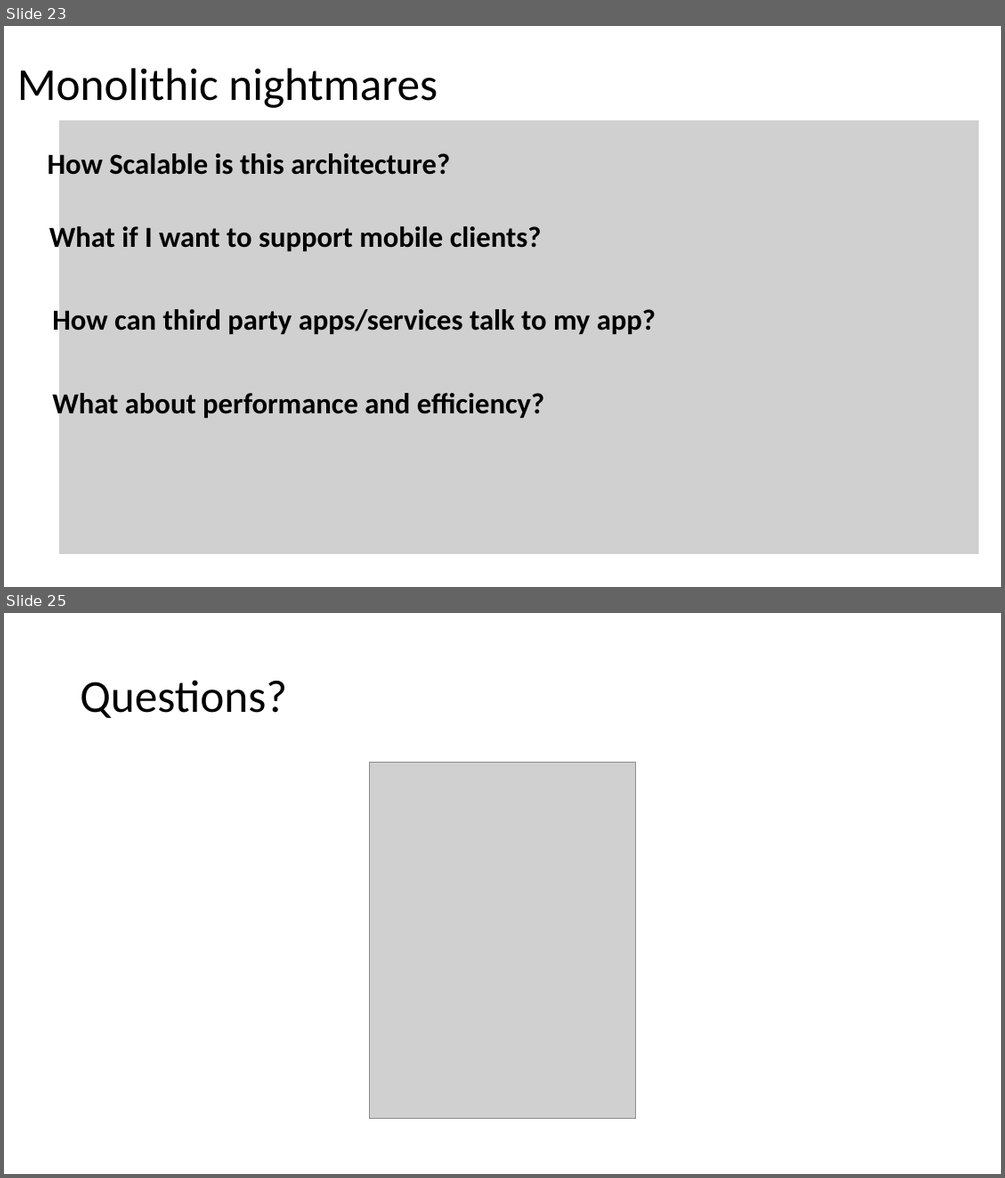
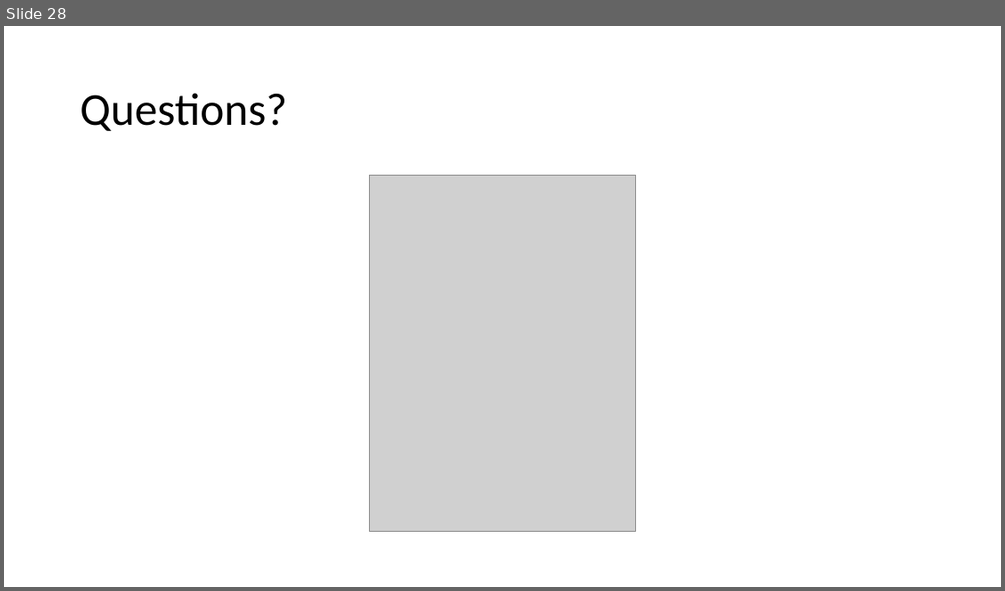
Before and after one commit to batchu/spring-boot-ujug, a slide deck: Spring Boot.pptx. Shown one above the other, each under a label of ours: slides 23 and 25 before the commit, slide 28 after it; the slides between them are not shown. The pictures are 1005x1178 and 1005x591 pixels, drawn with LibreOffice and Linux fonts; fonts in the diff are those of the drawing; grey boxes stand for pictures. Boxes give left, top, right and bottom in pixels: in the first picture for what was removed or moved away, otherwise in the second. Text is boxed around its words. In the diff, an @@ line names an element or a change of style, - is before the commit and + after.

```diff
--- a/Spring Boot.pptx
+++ b/Spring Boot.pptx
@@ slide 23 removed at (x1=4, y1=26, x2=1001, y2=587), background #FFFFFF @@
@@ title removed at (x1=17, y1=68, x2=437, y2=108) @@
-Monolithic nightmares
@@ picture removed at (x1=59, y1=119, x2=979, y2=555) @@
@@ text removed at (x1=48, y1=151, x2=450, y2=182) @@
-How Scalable is this architecture?
@@ text removed at (x1=49, y1=223, x2=542, y2=254) @@
-What if I want to support mobile clients?
@@ text removed at (x1=52, y1=305, x2=655, y2=337) @@
-How can third party apps/services talk to my app?
@@ text removed at (x1=52, y1=389, x2=544, y2=420) @@
-What about performance and efficiency?
@@ what was slide 25 is now slide 28 @@
```
Also in this commit, not shown: 6 slides changed, 4 slides added.
